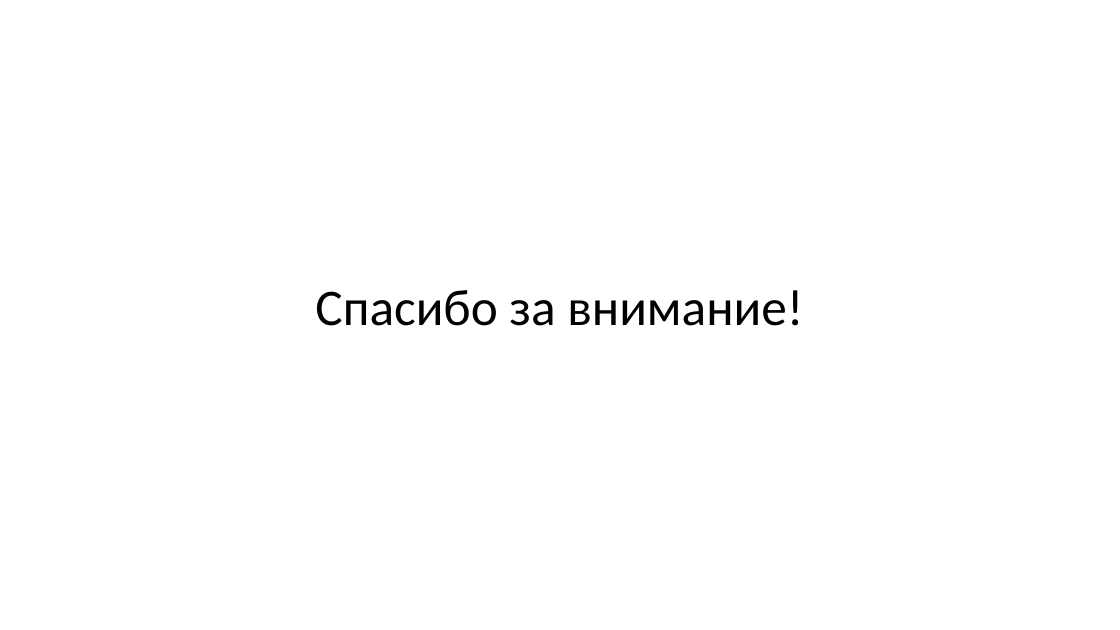
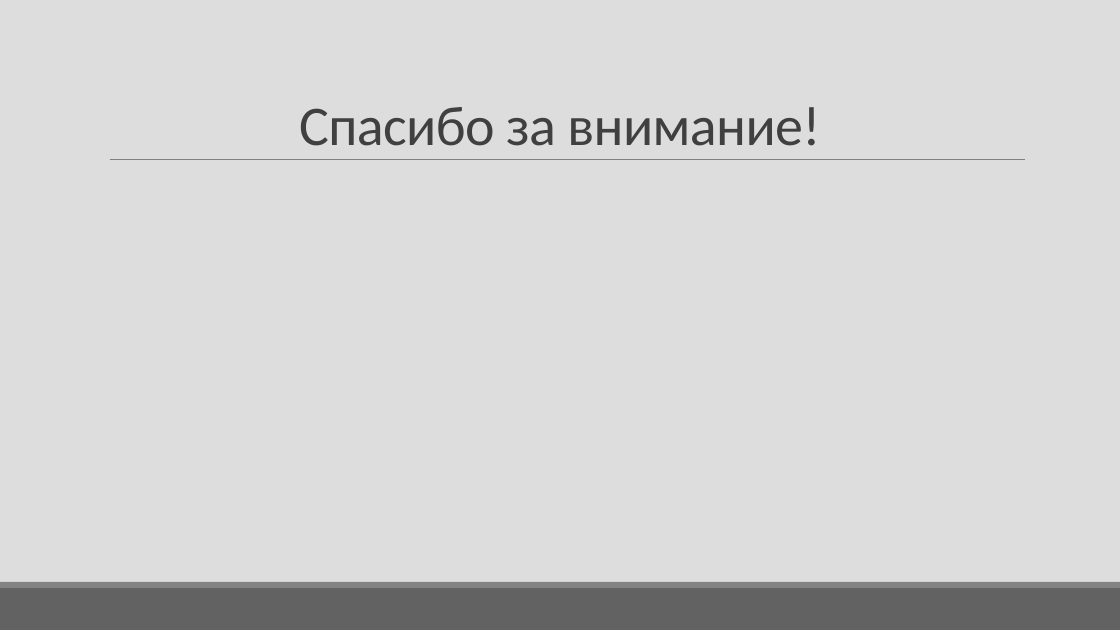
Before and after one commit to ark2016/NESTRO_CHALLENGE_2023, a slide deck: slide 9 of presentation/Greedy_algorithm.pptx. Drawn at 1120x630 pixels with LibreOffice and Linux fonts; fonts in the diff are those of the drawing. Boxes give left, top, right and bottom in pixels: in the first picture for what was removed or moved away, otherwise in the second. Text is boxed around its words. In the diff, an @@ line names an element or a change of style, - is before the commit and + after.

```diff
--- a/presentation/Greedy_algorithm.pptx
+++ b/presentation/Greedy_algorithm.pptx
@@ background #FFFFFF to #DDDDDD @@
@@ title "Спасибо за внимание!": place and size @@
-title "Спасибо за внимание!" at [315,290,803,326]
+title "Спасибо за внимание!" at [299,107,820,146]
@@ title "Спасибо за внимание!" at [299,107,820,146]: size 44 to 48 pt, text colour #000000 to #404040, letter spacing 0 to -0.5 pt; line spacing 0.9 to 0.85; vertical alignment middle to bottom @@
@@ line added from (110, 160) to (1026, 160), #808080 0.5 pt @@
@@ rectangle added at [0,588,1120,630], fill #626262 @@
@@ rectangle added at [0,582,1120,588], fill #838383 @@
```
Also in this commit, not shown: 8 other slides changed.
